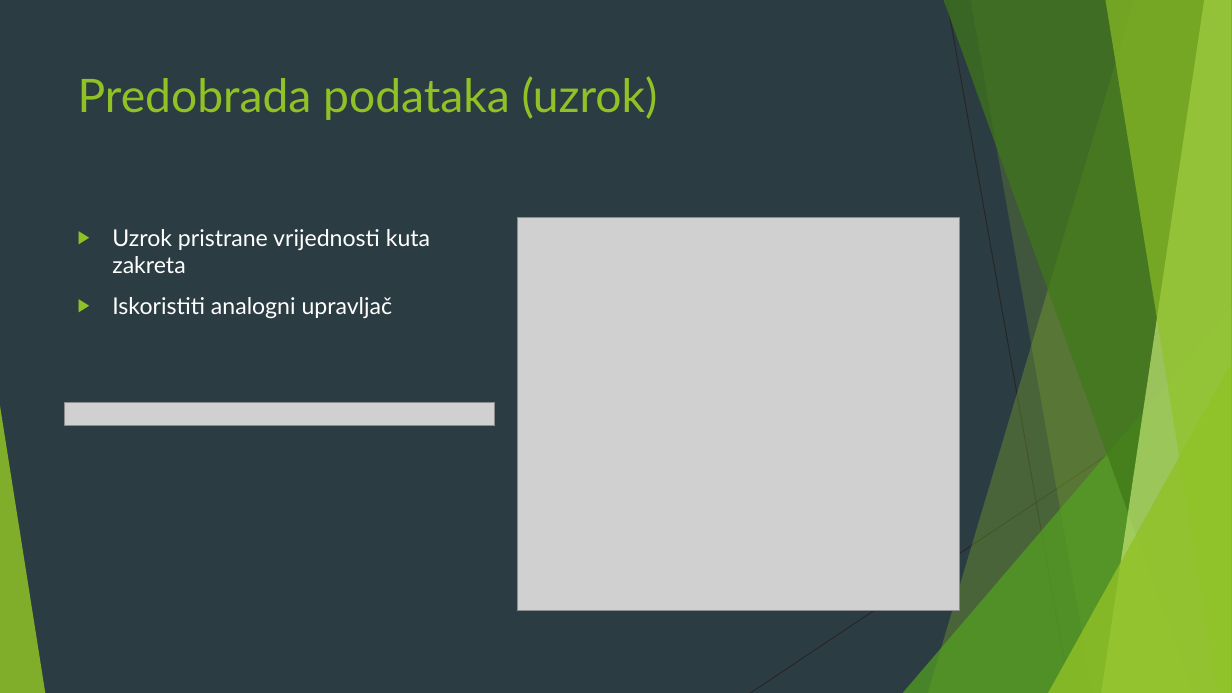
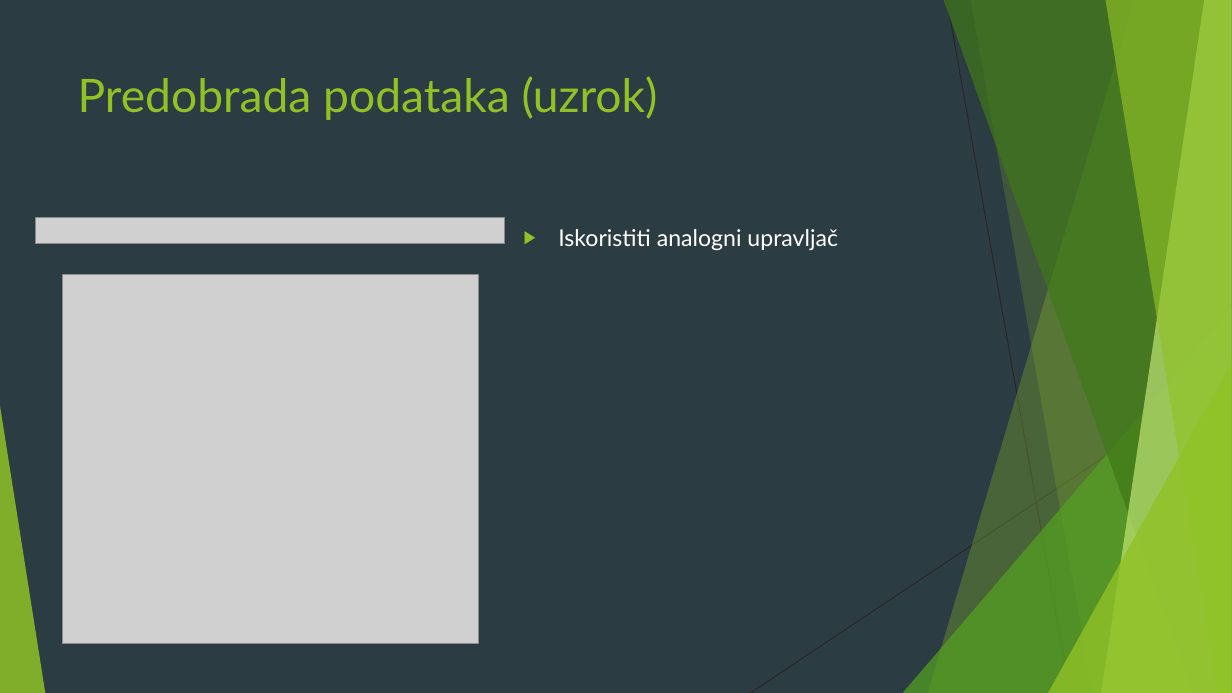
Before and after one commit to RKal-El/Diplomski, a slide deck: slide 6 of Diplmoski_Marko_Rasetina.pptx. Drawn at 1232x693 pixels with LibreOffice and Linux fonts; fonts in the diff are those of the drawing; grey boxes stand for pictures. Boxes give left, top, right and bottom in pixels: in the first picture for what was removed or moved away, otherwise in the second. Text is boxed around its words. In the diff, an @@ line names an element or a change of style, - is before the commit and + after.

```diff
--- a/Diplmoski_Marko_Rasetina.pptx
+++ b/Diplmoski_Marko_Rasetina.pptx
@@ picture: place and size @@
-picture at box(65, 402, 494, 425)
+picture at box(36, 218, 505, 244)
@@ text removed at box(112, 229, 430, 319) @@
-▶ Uzrok pristrane vrijednosti kuta zakreta
-▶ Iskoristiti analogni upravljač
@@ text added at box(558, 229, 838, 251), 18 pt, text #FFFFFF @@
+▶ Iskoristiti analogni upravljač
@@ picture: place and size @@
-picture at box(518, 218, 959, 611)
+picture at box(62, 274, 478, 644)
```
Also in this commit, not shown: 2 other slides changed, 6 other files.
